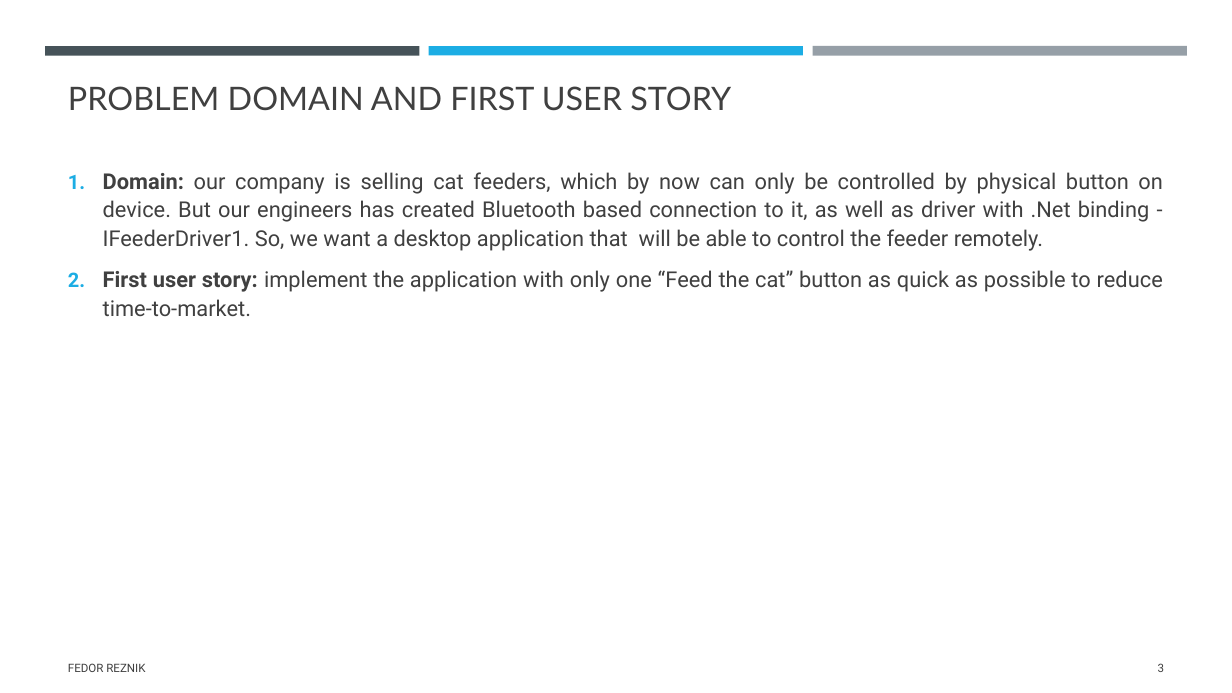
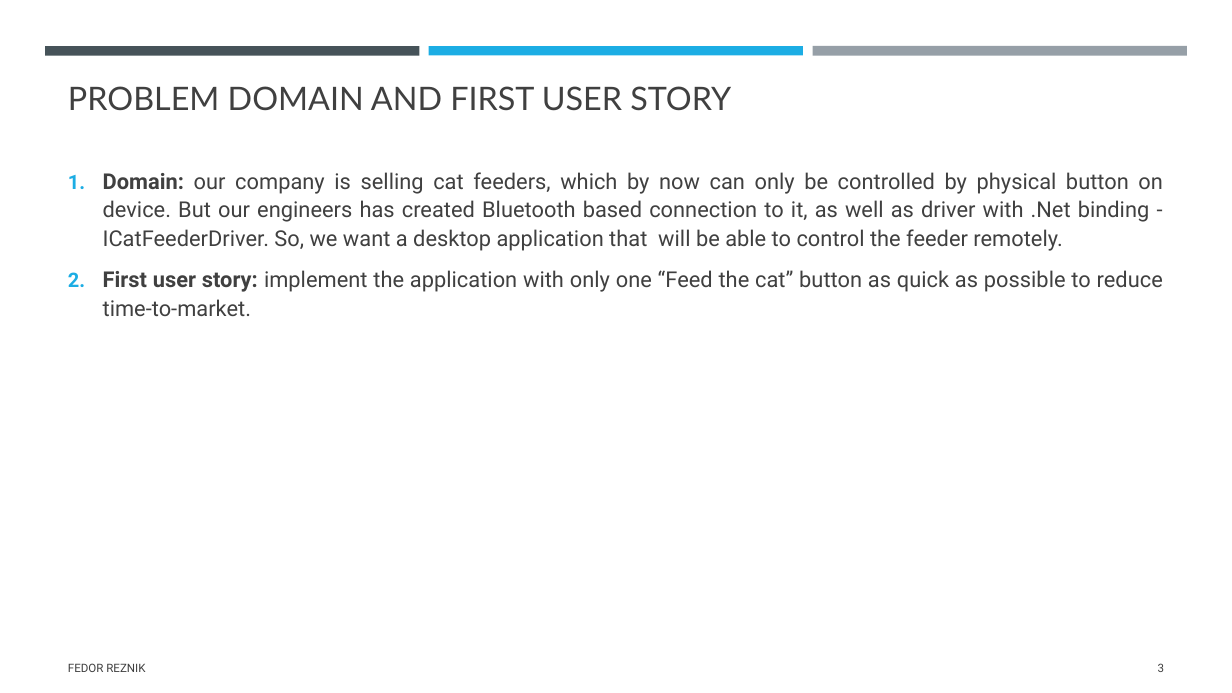
Before and after one commit to FedorReznik/ui-patterns-lecture, a slide deck: slide 3 of The history of UI architecture design approaches.pptx. Drawn at 1232x693 pixels with LibreOffice and Linux fonts; fonts in the diff are those of the drawing. Boxes give left, top, right and bottom in pixels: in the first picture for what was removed or moved away, otherwise in the second. Text is boxed around its words. In the diff, an @@ line names an element or a change of style, - is before the commit and + after.

Commit message:
update pptx

```diff
--- a/The history of UI architecture design approaches.pptx
+++ b/The history of UI architecture design approaches.pptx
@@ text at bbox=[103, 172, 1162, 251]: text changed @@
-1. Domain: our company is selling cat feeders, which by now can only be controlled by physical button on device. But our engineers has created Bluetooth based connection to it, as well as driver with .Net binding - IFeederDriver1. So, we want a desktop application that will be able to control the feeder remotely.
+1. Domain: our company is selling cat feeders, which by now can only be controlled by physical button on device. But our engineers has created Bluetooth based connection to it, as well as driver with .Net binding - ICatFeederDriver. So, we want a desktop application that will be able to control the feeder remotely.
```
